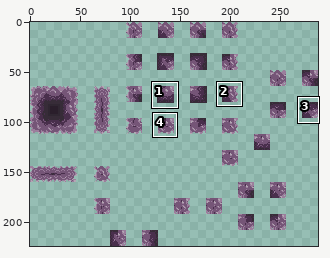
Sprite sheet: TileSets/Tilemap3.0.png. Above: a wide view before the commit, with the close-up outlined.
Close-up. Before:
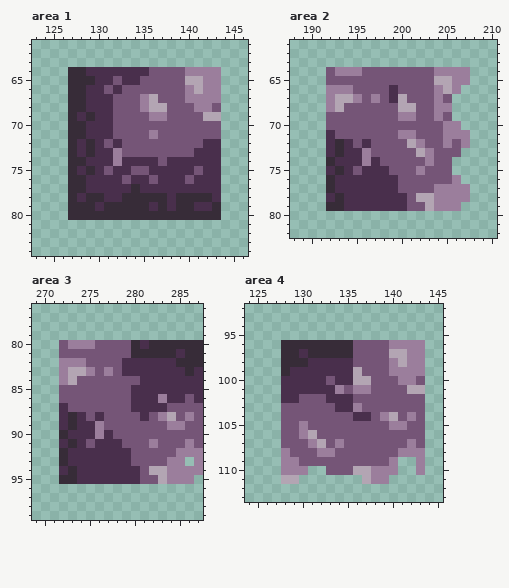
The file is 288x224 pixels. Shown: area 1: x 123..146, y 61..84; area 2: x 188..210, y 61..82; area 3: x 269..287, y 76..99; area 4: x 124..145, y 92..113. The commit also changed other parts of the picture, which this record leaves out.
The result:
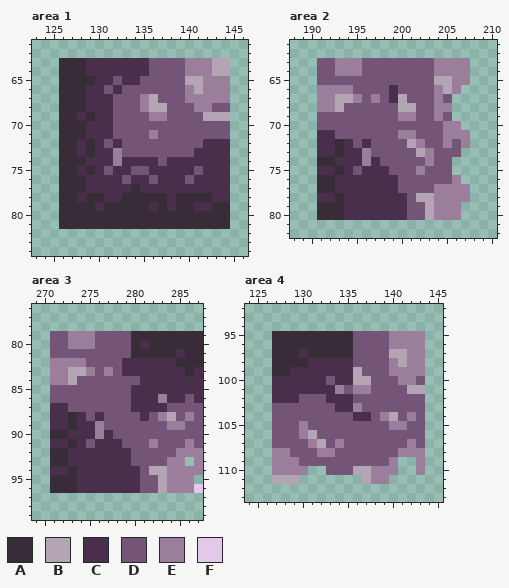
Palette (. is transparent): A #372c38  B #b3a5b3  C #492f4c  D #755577  E #9b7e9c  F #e3c8e9
The edit:
Changed rows in their new state; - is an unchanged pixel.
Area 1:
first column x 126:
63 AAACCCCCCCDDDDEEEBB
64 A----------------BB
65 A-----------------E
66 A-----------------E
67 A-----------------E
68 A-----------------D
69 A-----------------B
70 A-----------------D
71 A-----------------D
72 A-----------------C
73 A-----------------C
74 A-----------------C
75 A-----------------C
76 A-----------------C
77 A-----------------C
78 A-----------------C
79 A-----------------A
80 A-----------------A
81 AAAAAAAAAAAAAAAAAAA
Area 2:
first column x 191:
63 DDEEEDDDDDDDDEEEE
64 D----------------
65 D----------------
66 E----------------
67 E----------------
68 E----------------
69 D----------------
70 D----------------
71 C----------------
72 C----------------
73 C----------------
74 A----------------
75 C----------------
76 A----------------
77 A----------------
78 C----------------
79 A----------------
80 AAACCCCCCCDDBEEE-
Area 3:
first column x 271:
 79 DDEEEDDDDAAAAAAAA
 80 D----------------
 81 D----------------
 82 E----------------
 83 E----------------
 84 E----------------
 85 D----------------
 86 D----------------
 87 C----------------
 88 C----------------
 89 C----------------
 90 A----------------
 91 C----------------
 92 A----------------
 93 A----------------
 94 C----------------
 95 A----------------
 96 AAACCCCCCCDDBEEEF
Area 4:
first column x 127:
 95 AAAAAAAAADDDDEEEE
 96 A----------------
 97 A----------------
 98 A----------------
 99 A----------------
100 C----------------
101 C----------------
102 C----------------
103 D----------------
104 D----------------
105 D----------------
106 D----------------
107 D----------------
108 E----------------
109 E----------------
110 E----------------
111 B----------------
